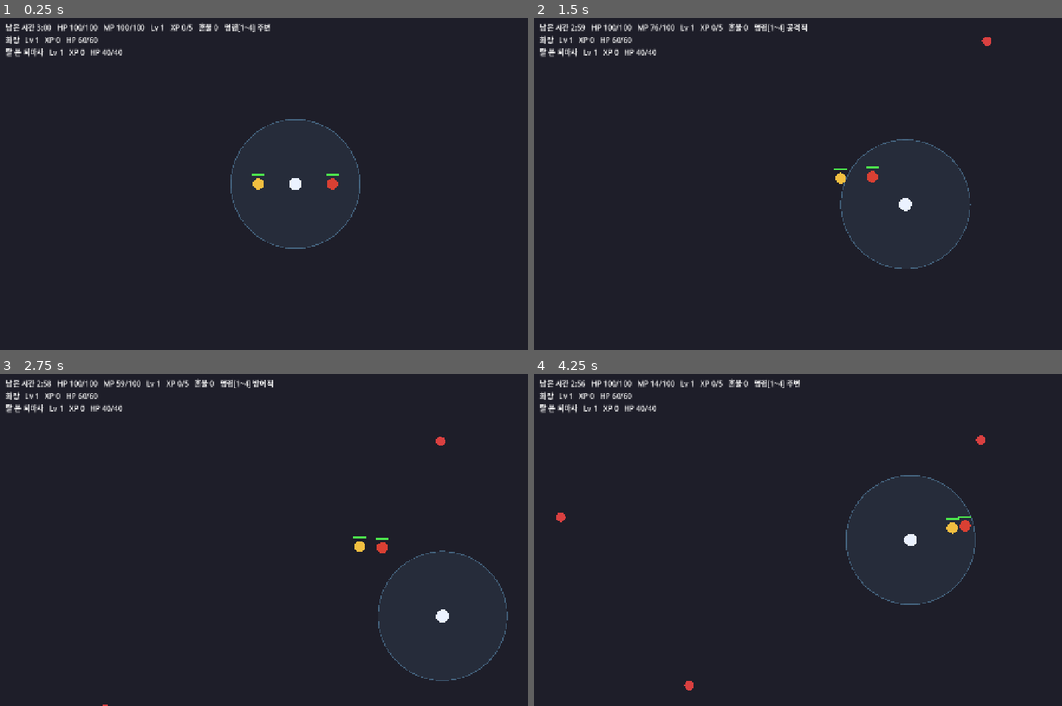
Above: before the commit, frames 1-4 (two rows, left to right).
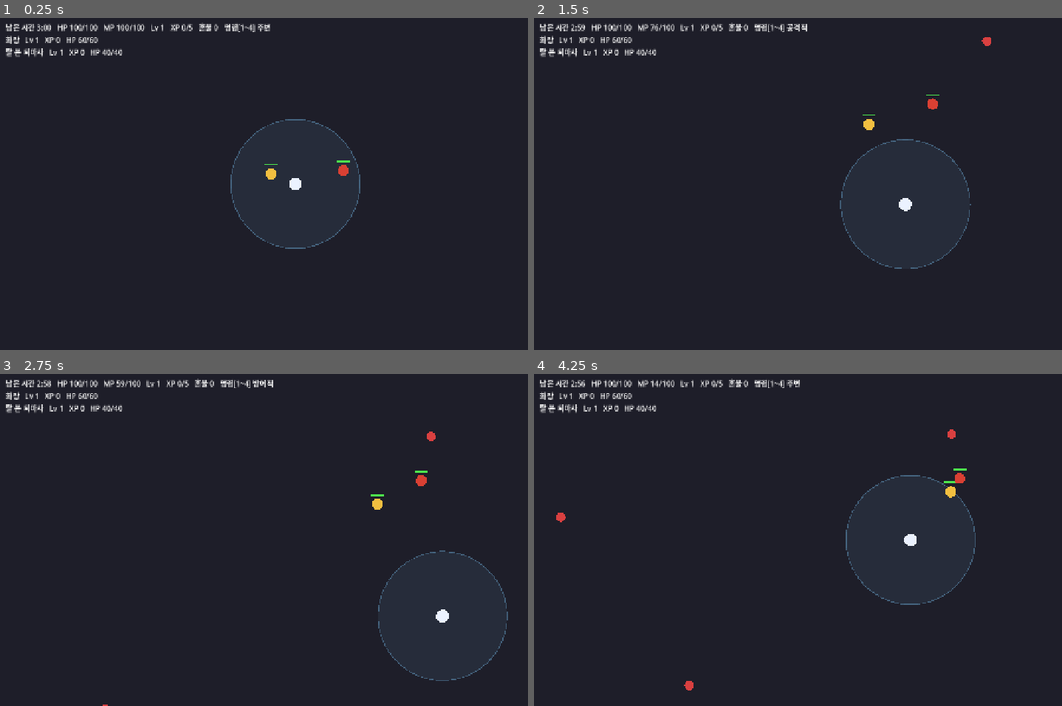
Above: after the commit, the same moments.

Repository: gyuha/gil-dong-mu
Game: Godot game, scene res://scenes/main.tscn
Same seed, same stepped clock (60 frames per second), same inputs: the game is played once before the commit and once after it.
Inputs (mouse positions are in pixels of both pictures, inside the frame that each line leads up to):
- Up to frame 1 (0.25 s): no input
- Up to frame 2 (1.5 s): move the mouse to (961, 167) at 0.52 s; hold D 0.53-1.28 s; hold 1 0.53-1.28 s; click (961, 167) at 0.67 s; tap Space at 0.77 s; move the mouse to (713, 200) at 1.27 s; hold S from 1.28 s (still down); tap 2 at 1.35 s
- Up to frame 3 (2.75 s): tap Space at 1.52 s; move the mouse to (353, 466) at 2.02 s; release S at 2.03 s; hold D from 2.03 s (still down); hold 3 from 2.03 s (still down)
- Up to frame 4 (4.25 s): move the mouse to (798, 606) at 2.77 s; release D at 2.78 s; release 3 at 2.78 s; hold W 2.78-3.53 s; tap 4 at 2.85 s; click (798, 606) at 2.92 s; tap Space at 3.02, 3.77 s; move the mouse to (1009, 589) at 3.52 s; hold A from 3.53 s (still down); hold 1 from 3.53 s (still down)

The runs differ from the first frame. In frame 1, 0.3% of the frame differs, in the area x 47-67%, y 42-52%; in frame 2, 0.3%; in frame 3, 0.4%, in the area x 66-85%, y 17-54%; in frame 4, 0.4%.

Commit message:
feat(s4): 동료 기본 성향 적극화 — 명령 4종 파라미터 재정의(기본부터 돌격)
Co-Authored-By: Claude Fable 5 <noreply@anthropic.com>

Diff:
--- a/scripts/logic/command.gd
+++ b/scripts/logic/command.gd
@@ -15,30 +15,30 @@
 }
 
 
-# 명령별 동료 행동 파라미터.
+# 명령별 동료 행동 파라미터. 기본(주변)부터 적을 향해 돌격하는 적극 성향이다.
 # leash: 적이 무녀에게서 이 거리 밖이면 쫓지 않는다.
 # engage_range: 동료가 적을 탐지·교전하는 최대 거리. 0이면 교전 금지.
 # retreat_hp_ratio: HP 비율이 이 값 미만이면 무녀에게 후퇴.
 # follow_distance: 교전 대상이 없을 때 무녀 곁에 서는 거리.
 static func params(command: int) -> Dictionary:
 	match command:
-		AGGRESSIVE:
+		AGGRESSIVE:  # 사실상 무제한 추격 — 경기장(대각선 약 1469) 전체를 덮는다.
 			return {
-				"leash": 1500.0, "engage_range": 800.0,
+				"leash": 4000.0, "engage_range": 2000.0,
 				"retreat_hp_ratio": 0.0, "follow_distance": 160.0,
 			}
-		DEFENSIVE:
+		DEFENSIVE:  # 종전 '주변' 수준의 소극 교전.
 			return {
-				"leash": 170.0, "engage_range": 220.0,
+				"leash": 260.0, "engage_range": 340.0,
 				"retreat_hp_ratio": 0.5, "follow_distance": 100.0,
 			}
-		RALLY:
+		RALLY:  # 교전 금지, 무녀 곁 집결 유지.
 			return {
 				"leash": 60.0, "engage_range": 0.0,
 				"retreat_hp_ratio": 0.0, "follow_distance": 60.0,
 			}
-		_:  # NEARBY가 기본값
+		_:  # NEARBY가 기본값 — 화면 절반 이상을 탐지·추격해 기본부터 돌격.
 			return {
-				"leash": 260.0, "engage_range": 340.0,
+				"leash": 900.0, "engage_range": 700.0,
 				"retreat_hp_ratio": 0.25, "follow_distance": 120.0,
 			}
--- a/test/smoke_s4.gd
+++ b/test/smoke_s4.gd
@@ -1,7 +1,8 @@
 # S4 스모크 — 메인 씬을 띄우고 자동 조종으로
 # (1) 혼불 수집→동료 근접 분배로 동료가 Lv 2에 오르는지,
 # (2) 탈 쓴 퇴마사가 광역 베기로 다수 적을 동시 타격하고 화랑이 근접 교전하는지,
-# (3) 모여라(키 4) 명령에 동료들이 무녀 곁으로 집결하는지 헤드리스로 검증한다.
+# (3) 기본 명령(주변) 상태의 동료가 무녀에게서 먼 적에게 먼저 교전 개시하는지,
+# (4) 모여라(키 4) 명령에 동료들이 무녀 곁으로 집결하는지 헤드리스로 검증한다.
 # 실행: godot --headless --fixed-fps 60 --script test/smoke_s4.gd
 # (test_runner가 수집하는 test_*.gd 가 아니므로 단위 테스트에는 포함되지 않는다.)
 extends SceneTree
@@ -19,12 +20,15 @@
 	const MAX_FRAMES := 18000  # 고정 60fps 기준 300 게임초
 	const DEADZONE := 8.0
 	const RALLY_MARGIN := 20.0
+	# 종전 '주변' leash(260)보다 확실히 먼 적 — 기본 돌격 성향이어야만 닿는다.
+	const FAR_CHARGE_DISTANCE := 400.0
 
 	var _frames := 0
 	var _phase := "level_companion"  # level_companion → rally → check_rally
 	var _held := {}
 	var _sweep_seen := false
 	var _melee_seen := false
+	var _charge_seen := false
 	var _rally_frames := 0
 
 	func _ready() -> void:
@@ -33,8 +37,8 @@
 	func _process(_delta: float) -> void:
 		_frames += 1
 		if _frames > MAX_FRAMES:  # pause 분기보다 먼저 — 결과 화면(S7) 정지에서 행 방지
-			printerr("SMOKE FAIL — 제한 프레임 초과 (phase %s, sweep %s, melee %s)" % [
-				_phase, str(_sweep_seen), str(_melee_seen),
+			printerr("SMOKE FAIL — 제한 프레임 초과 (phase %s, sweep %s, melee %s, charge %s)" % [
+				_phase, str(_sweep_seen), str(_melee_seen), str(_charge_seen),
 			])
 			get_tree().quit(1)
 			return
@@ -54,6 +58,7 @@
 			get_tree().quit(1)
 			return
 		_observe_traits(companions)
+		_observe_far_charge(munyeo, companions)
 		match _phase:
 			"level_companion":
 				_level_companion(munyeo, companions)
@@ -82,11 +87,32 @@
 					_melee_seen = true
 					return
 
+	# 기본 명령(주변) 돌격 — 무녀에게서 먼 적과 교전 접촉(공격 사거리 진입)을 관찰.
+	# 종전 leash(260)로는 불가능한 거리라, 관찰되면 기본 성향 적극화가 입증된다.
+	func _observe_far_charge(munyeo: Node2D, companions: Array) -> void:
+		if _charge_seen or munyeo.command != Command.NEARBY:
+			return
+		for companion in companions:
+			if companion.downed:
+				continue
+			for enemy in get_tree().get_nodes_in_group("enemy"):
+				if munyeo.global_position.distance_to(enemy.global_position) \
+						<= FAR_CHARGE_DISTANCE:
+					continue
+				if companion.global_position.distance_to(enemy.global_position) \
+						<= companion.attack_range:
+					_charge_seen = true
+					print("기본 돌격 확인 — %s가 무녀에게서 %.0fpx 떨어진 적과 교전 (frame %d)" % [
+						companion.display_name,
+						munyeo.global_position.distance_to(enemy.global_position), _frames,
+					])
+					return
+
 	# 혼불을 주워(보유) 동료에게 다가가 분배 — 아무 동료나 Lv 2 도달까지.
-	# 성향(광역 베기·근접 교전)까지 관찰돼야 모여라 단계로 넘어간다(모여라 후엔 교전 안 함).
+	# 성향(광역 베기·근접 교전·기본 돌격)까지 관찰돼야 모여라 단계로 넘어간다(모여라 후엔 교전 안 함).
 	func _level_companion(munyeo: Node2D, companions: Array) -> void:
 		for companion in companions:
-			if companion.level >= 2 and _sweep_seen and _melee_seen:
+			if companion.level >= 2 and _sweep_seen and _melee_seen and _charge_seen:
 				print("분배 확인 — %s Lv %d (frame %d, sweep/melee 관찰됨)" % [
 					companion.display_name, companion.level, _frames,
 				])
@@ -123,7 +149,7 @@
 		_rally_frames += 1
 		if _rally_frames < 10:  # 우연한 통과 방지 — 10프레임 유지 확인
 			return
-		print("SMOKE OK — 분배 레벨업 + 모여라 집결 + 광역 베기/근접 성향 (frame %d)" % _frames)
+		print("SMOKE OK — 분배 레벨업 + 모여라 집결 + 광역 베기/근접/기본 돌격 성향 (frame %d)" % _frames)
 		get_tree().quit(0)
 
 	func _nearest_in_group(origin: Node2D, group: String) -> Vector2:
--- a/test/test_command.gd
+++ b/test/test_command.gd
@@ -21,11 +21,34 @@
 	assert_true(nearby["leash"] > defensive["leash"], "주변 leash가 방어적보다 넓어야 함")
 
 
-func test_engage_range_aggressive_wider_than_nearby() -> void:
-	assert_true(
-		Command.params(Command.AGGRESSIVE)["engage_range"]
-		> Command.params(Command.NEARBY)["engage_range"],
-	)
+func test_engage_range_order_aggressive_nearby_defensive() -> void:
+	var nearby: float = Command.params(Command.NEARBY)["engage_range"]
+	var aggressive: float = Command.params(Command.AGGRESSIVE)["engage_range"]
+	var defensive: float = Command.params(Command.DEFENSIVE)["engage_range"]
+	assert_true(aggressive > nearby, "공격적 engage_range가 주변보다 넓어야 함")
+	assert_true(nearby > defensive, "주변 engage_range가 방어적보다 넓어야 함")
+
+
+func test_nearby_default_charges_far_enemies() -> void:
+	# 기본 '주변에서 싸워'부터 적극 돌격 — 화면 절반 이상을 탐지·추격한다.
+	var nearby := Command.params(Command.NEARBY)
+	assert_almost_eq(nearby["engage_range"], 700.0)
+	assert_almost_eq(nearby["leash"], 900.0)
+
+
+func test_aggressive_leash_covers_whole_arena() -> void:
+	# 공격적 = 사실상 무제한 추격. 경기장 대각선(약 1469)을 넉넉히 넘는다.
+	var aggressive := Command.params(Command.AGGRESSIVE)
+	assert_true(aggressive["leash"] >= 1500.0, "공격적 leash는 경기장 전체를 덮어야 함")
+	assert_true(aggressive["engage_range"] >= 1500.0,
+		"공격적 engage_range는 경기장 전체를 덮어야 함")
+
+
+func test_defensive_is_old_nearby_level() -> void:
+	# 방어적 = 종전 '주변' 수준의 소극 교전.
+	var defensive := Command.params(Command.DEFENSIVE)
+	assert_almost_eq(defensive["engage_range"], 340.0)
+	assert_almost_eq(defensive["leash"], 260.0)
 
 
 func test_rally_disables_engagement() -> void:
